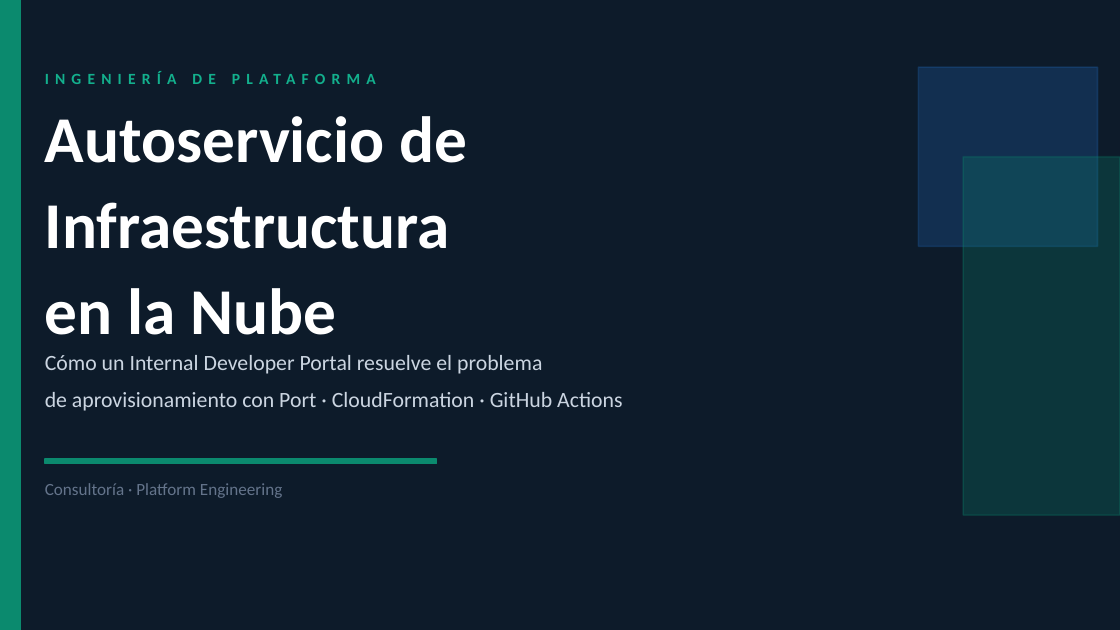
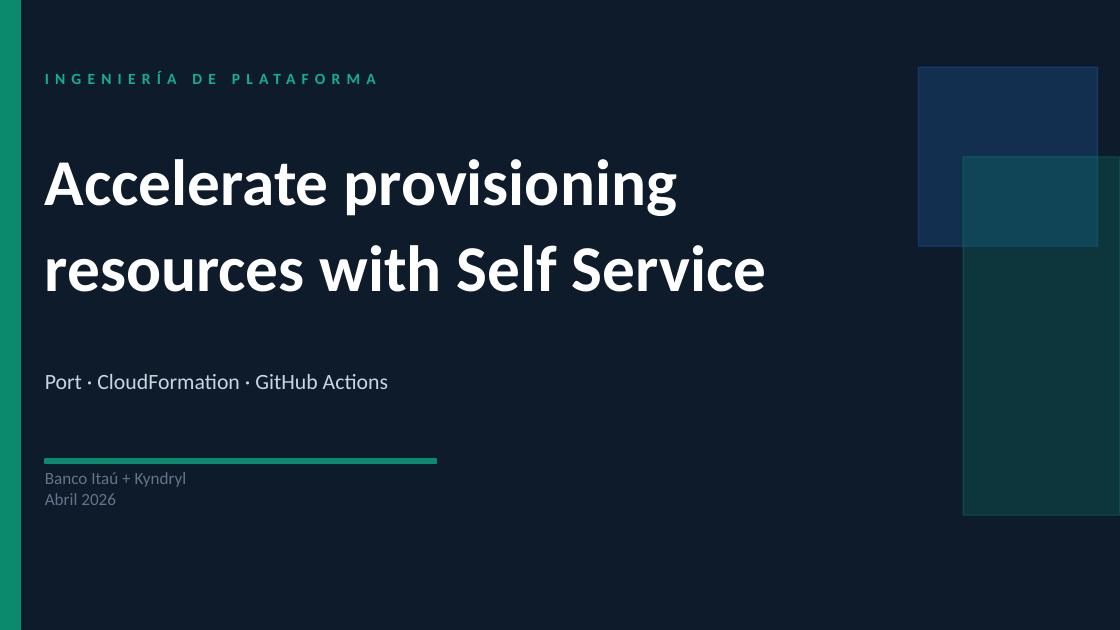
Before and after one commit to demos-and-pilots/port-aws-golden-path, a slide deck: slide 1 of presentation/IDP_Strategy_Port_CFN_GitHubActions.pptx. Drawn at 1120x630 pixels with LibreOffice and Linux fonts; fonts in the diff are those of the drawing. Boxes give left, top, right and bottom in pixels: in the first picture for what was removed or moved away, otherwise in the second. Text is boxed around its words. In the diff, an @@ line names an element or a change of style, - is before the commit and + after.

```diff
--- a/presentation/IDP_Strategy_Port_CFN_GitHubActions.pptx
+++ b/presentation/IDP_Strategy_Port_CFN_GitHubActions.pptx
@@ text at [45, 159, 767, 292]: text changed @@
-Autoservicio de Infraestructura
-en la Nube
+Accelerate provisioning resources with Self Service
@@ text at [45, 374, 388, 389]: text changed @@
-Cómo un Internal Developer Portal resuelve el problema
-de aprovisionamiento con Port · CloudFormation · GitHub Actions
+Port · CloudFormation · GitHub Actions
@@ text at [45, 472, 187, 505]: text changed @@
-Consultoría · Platform Engineering
+Banco Itaú + Kyndryl
+Abril 2026
```
Also in this commit, not shown: 5 other slides changed, 1 slide added, 3 other files.
